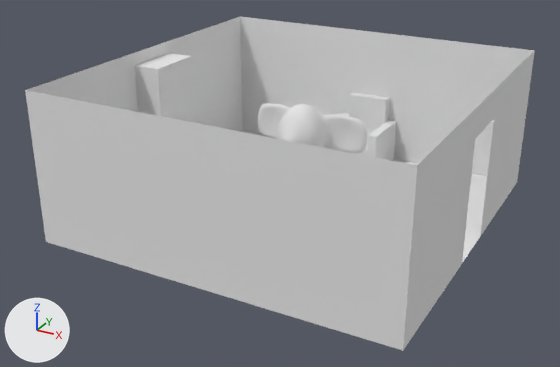
The Blender file rawAssets/AllAssets.blend, before and after one commit.
The view is the same before and after, from a camera (50 mm lens) standing at (11.07, -21.6, 11.55) and looking at (-0.35, -0.83, 1.17). The axes (+X, +Y, +Z) are drawn at lower left. The lights are the same throughout.

The first picture shows 'ArmChair', 'Elephant', 'Floor', 'ShelfBox', 'Wall0', 'Wall1'.
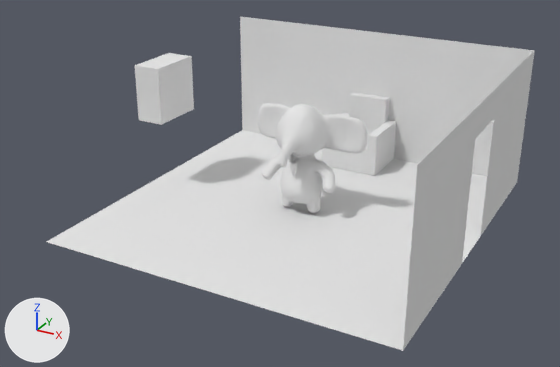
Location of each change, (x1, y1, x2, y2) in pixels of the pictures (560 x 367 px):
'Wall1', hidden: before (25, 17, 417, 351)
'Floor', unchanged, uncovered by the edit: before (100, 130, 487, 344); after (47, 130, 487, 351)

What changed in the scene script:
```text
Change ob_wall1:
    add ob_wall1.hide_set(True)  # its collection is switched off
```
